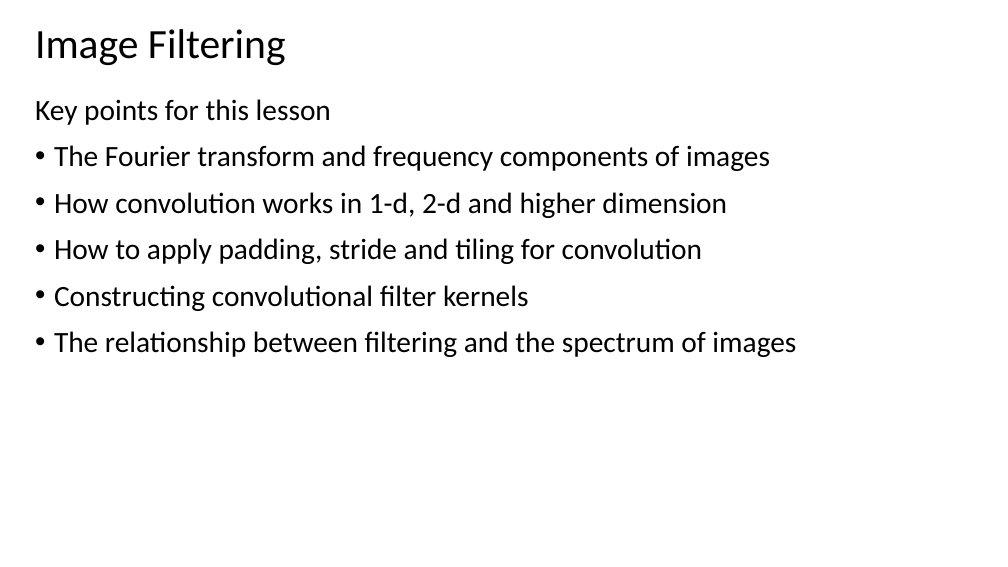
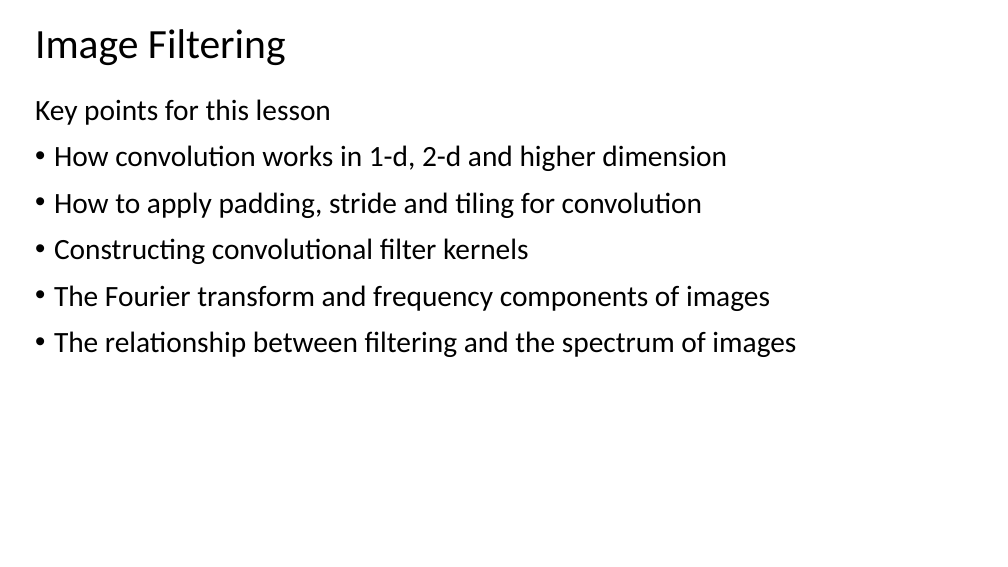
Before and after one commit to StephenElston/CSCI-E25, a slide deck: slide 3 of Slides/2_ConvolutionFilterig.pptx. Drawn at 1008x567 pixels with LibreOffice and Linux fonts; fonts in the diff are those of the drawing. Boxes give left, top, right and bottom in pixels: in the first picture for what was removed or moved away, otherwise in the second. Text is boxed around its words. In the diff, an @@ line names an element or a change of style, - is before the commit and + after.

Commit message:
Minor edits to slides, improved Fourier transfrom slides

```diff
--- a/Slides/2_ConvolutionFilterig.pptx
+++ b/Slides/2_ConvolutionFilterig.pptx
@@ text at (54,145,770,171): paragraph removed @@
-• The Fourier transform and frequency components of images
@@ text at (54,285,770,311): paragraph added @@
+• The Fourier transform and frequency components of images
```
Also in this commit, not shown: 6 other slides changed, 1 slide added, 3 slides removed.
